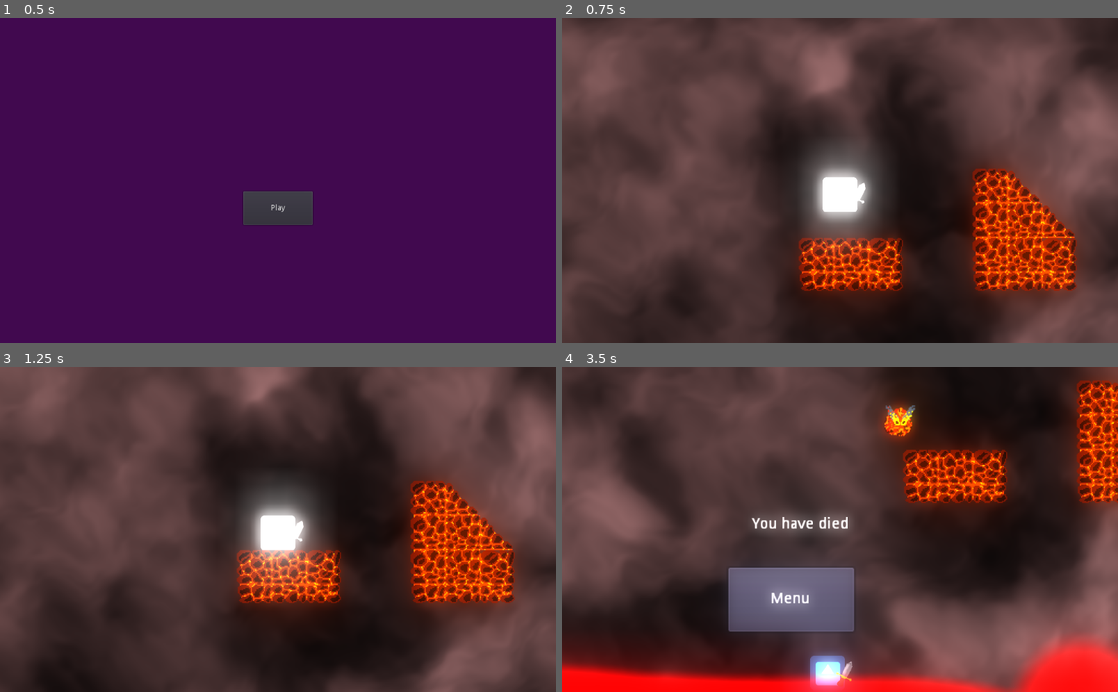
Above: before the commit, frames 1-4 (two rows, left to right).
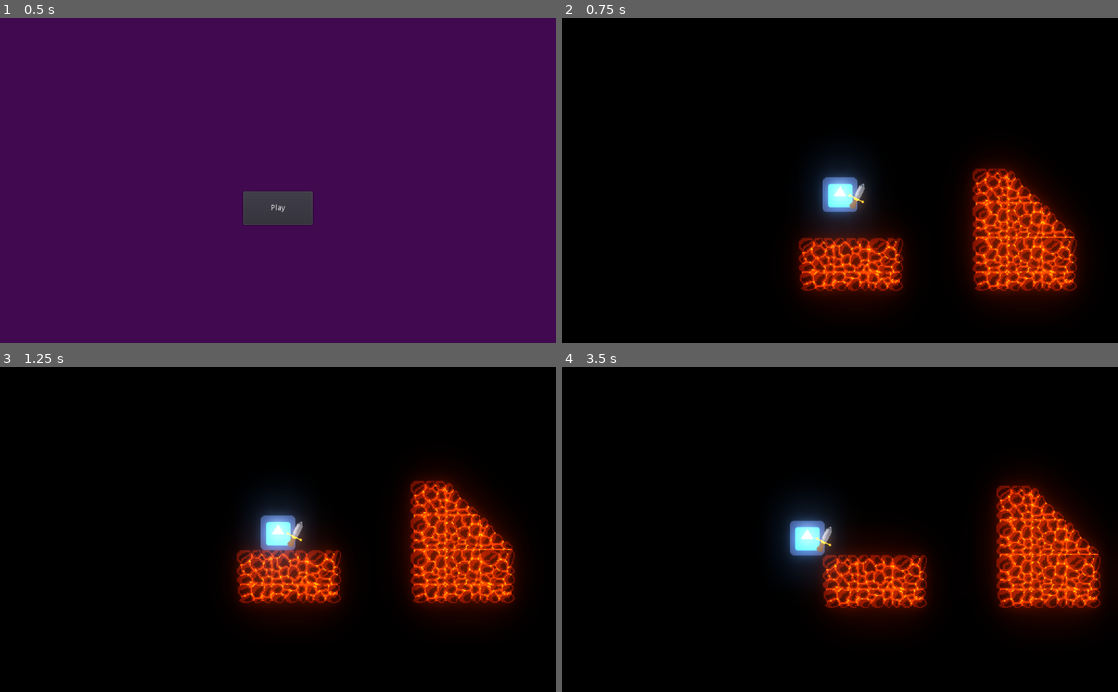
Above: after the commit, the same moments.

Repository: Schmo103/Project-Archimedes-Github-Game-Off-2022-
Game: Godot game, scene res://menu.tscn
Two runs of this game, one before a commit and one after it. Both use one fixed random seed, a clock stepped at 60 frames per second and the inputs below. The project has no main scene, so this scene is started directly. The engine's default icon, where the game draws it, is replaced by a stand-in: a white triangle on a blue panel in a dark square.
Inputs (mouse positions are in pixels of both pictures, inside the frame that each line leads up to):
- Up to frame 1 (0.5 s): no input
- Up to frame 2 (0.75 s): click "Play" at 0.5 s
- Up to frame 3 (1.25 s): no input
- Up to frame 4 (3.5 s): tap Enter (ui_accept) at 1.25, 1.52, 2.27 s; move the mouse to (962, 513) at 1.27 s; hold A (ui_a) 1.28-2.03 s; tap D (ui_d) at 1.55, 2.1, 3.05 s; move the mouse to (728, 545) at 2.02 s; tap A (ui_a) at 2.3 s; move the mouse to (895, 458) at 2.77 s; hold A (ui_a) from 2.78 s (still down)

Frame 1 is identical in both runs. In frame 2, 88% of the frame differs, in the area x 0-100%, y 0-100%; in frame 3, 89%; in frame 4, 96%.

Commit message:
-changed physics

Diff:
--- a/Archimedes/fireball.tscn
+++ b/Archimedes/fireball.tscn
@@ -17,7 +17,7 @@
 	vec4 screencolor = texture(SCREEN_TEXTURE, SCREEN_UV);
 
 	//COLOR = screencolor;
-	COLOR = mix(screencolor, color, pixcolor.r * 2.0);
+	COLOR = mix(screencolor, color, pixcolor.r);
 
 }"
 
--- a/Archimedes/fireball/fireball.gd
+++ b/Archimedes/fireball/fireball.gd
@@ -29,7 +29,7 @@
 		dir.x = 1
 	velocity += -linear_velocity
 	i += 1
-	print("called : " + str(i))
+	#print("called : " + str(i))
 
 func get_tile(pos):
 	var x = pos.x - (int(pos.x) % 64)
--- a/Archimedes/world.tscn
+++ b/Archimedes/world.tscn
@@ -1,6 +1,4 @@
-
 [gd_scene load_steps=27 format=2]
-
 
 [ext_resource path="res://art/lava.png" type="Texture" id=1]
 [ext_resource path="res://world/lava.gd" type="Script" id=2]
@@ -112,16 +110,8 @@
 0/shape_offset = Vector2( 0, 0 )
 0/shape_transform = Transform2D( 1, 0, 0, 1, 0, 0 )
 0/shape_one_way = false
-
-0/shape_one_way_margin = 1.0
-0/shapes = [ {
-"autotile_coord": Vector2( 0, 0 ),
-"one_way": false,
-"one_way_margin": 1.0,
-"shape": null,
-"shape_transform": Transform2D( 1, 0, 0, 1, 0, 0 )
-} ]
-
+0/shape_one_way_margin = 0.0
+0/shapes = [  ]
 0/z_index = 0
 2/name = "molten_tileset1_test.png 2"
 2/texture = ExtResource( 4 )
@@ -402,9 +392,10 @@
 color = Color( 0, 0, 0, 1 )
 
 [node name="wavy shader" type="Sprite" parent="."]
+visible = false
 material = SubResource( 17 )
-position = Vector2( 610, -69 )
-scale = Vector2( 26.5938, 25.2188 )
+position = Vector2( 486.501, -69 )
+scale = Vector2( 30.4532, 25.2188 )
 texture = ExtResource( 3 )
 
 [node name="terrain" type="TileMap" parent="."]
--- a/Archimedes/world/player.gd
+++ b/Archimedes/world/player.gd
@@ -5,8 +5,8 @@
 var grav = 20 #set gravity speed
 var jump_speed = 500 #set jump speed
 var fric = 40
-var air_fric = 20
-var MAXSPEED = 150
+var air_fric = 0
+var MAXSPEED = 200
 
 var sword_posi = 1 #-1 is left, 1 is right
 var sword_swinging = true
@@ -20,7 +20,6 @@
 func _ready():
 
 	$Camera2D.current = true #make camera "the camera"
-	flash(2)
 
 func flash(time):
 	material.set("shader_param/flash", 1.0)
@@ -87,13 +86,13 @@
 #			if(velocity.y > 0): #clamp x
 #				velocity.y = 0
 	jump = false
-	if Input.is_action_pressed("ui_a"): #for moving left
+	if Input.is_action_pressed("ui_a") and is_on_floor(): #for moving left
 		if (velocity.x - speed >= -MAXSPEED):
 			velocity.x -= speed
 		elif (velocity.x > -MAXSPEED):
 			velocity.x = -MAXSPEED
 		set_sword_left()
-	if Input.is_action_pressed("ui_d"): #for moving right
+	if Input.is_action_pressed("ui_d") and is_on_floor(): #for moving right
 		if (velocity.x + speed <= MAXSPEED):
 			velocity.x += speed
 		elif (velocity.x < MAXSPEED):
